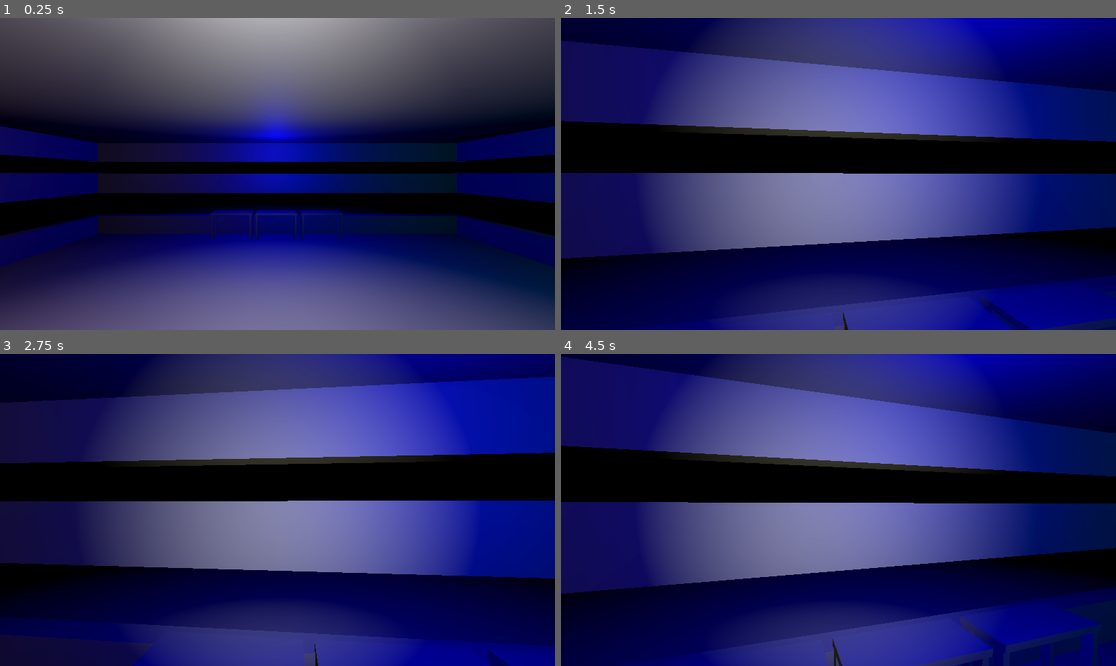
Above: before the commit, frames 1-4 (two rows, left to right).
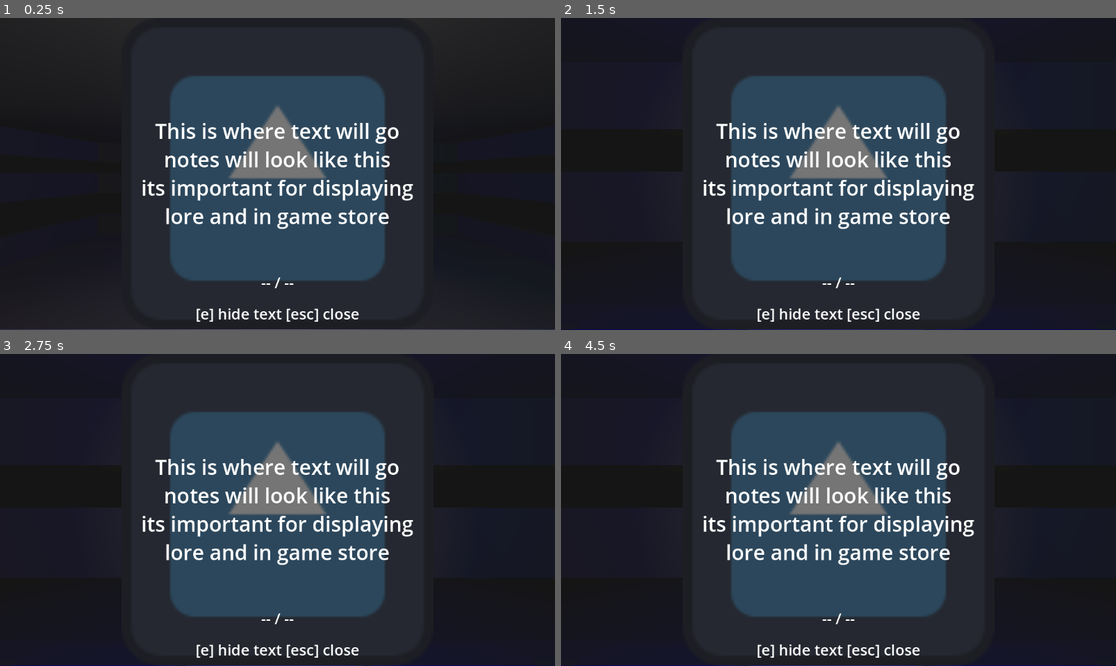
Above: after the commit, the same moments.

Repository: CoolBeanGames/Therebefore
Game: Godot game, scene res://Scenes/game_base.tscn
Two runs of this game, one before a commit and one after it. Both use one fixed random seed, a clock stepped at 60 frames per second and the inputs below. The engine's default icon, where the game draws it, is replaced by a stand-in: a white triangle on a blue panel in a dark square.
Inputs (mouse positions are in pixels of both pictures, inside the frame that each line leads up to):
- Up to frame 1 (0.25 s): no input
- Up to frame 2 (1.5 s): tap Enter at 0.5 s; move the mouse to (866, 174) at 0.52 s; hold W (forward) from 0.53 s (still down); move the mouse to (810, 174) at 1.27 s
- Up to frame 3 (2.75 s): keep holding W (forward); tap Space at 2 s; move the mouse to (288, 503) at 2.02 s
- Up to frame 4 (4.5 s): keep holding W (forward); tap Enter at 2.75, 4.25 s; move the mouse to (832, 516) at 2.77 s; tap Space at 3.5 s; move the mouse to (877, 513) at 3.52 s; move the mouse to (794, 506) at 4.27 s

The runs differ from the first frame. In frame 1, 82% of the frame differs, in the area x 0-100%, y 0-100%; in frame 2, 87%; in frame 3, 84%; in frame 4, 90%.

Commit message:
Added the UI to game base, again just pushing this so i can test more stuff in linux lol

Diff:
--- a/Scenes/game_base.tscn
+++ b/Scenes/game_base.tscn
@@ -1,8 +1,9 @@
-[gd_scene load_steps=4 format=3 uid="uid://b7f5ifnt8gshr"]
+[gd_scene load_steps=5 format=3 uid="uid://b7f5ifnt8gshr"]
 
 [ext_resource type="Script" uid="uid://bwa8marrksgol" path="res://scripts/game_base.gd" id="1_8ktb3"]
 [ext_resource type="PackedScene" uid="uid://msb8glnwae50" path="res://Scenes/test_map.tscn" id="2_nvvv1"]
 [ext_resource type="PackedScene" uid="uid://dqp0iws3a70pw" path="res://Scenes/player.tscn" id="3_op4vg"]
+[ext_resource type="PackedScene" uid="uid://bwaegwvlxtxbr" path="res://UI/game_hud.tscn" id="4_bngpg"]
 
 [node name="Game_Base" type="Node"]
 script = ExtResource("1_8ktb3")
@@ -11,3 +12,5 @@
 
 [node name="player" parent="." instance=ExtResource("3_op4vg")]
 transform = Transform3D(1, 0, 0, 0, 1, 0, 0, 0, 1, 0, 0.955751, 0)
+
+[node name="UI" parent="." instance=ExtResource("4_bngpg")]
--- a/UI/game_hud.tscn
+++ b/UI/game_hud.tscn
@@ -11,7 +11,6 @@
 noteUI = NodePath("NotesUI")
 
 [node name="NotesUI" type="PanelContainer" parent="." node_paths=PackedStringArray("image", "text_contents", "page_couinter", "button_prompts")]
-visible = false
 anchors_preset = 15
 anchor_right = 1.0
 anchor_bottom = 1.0
